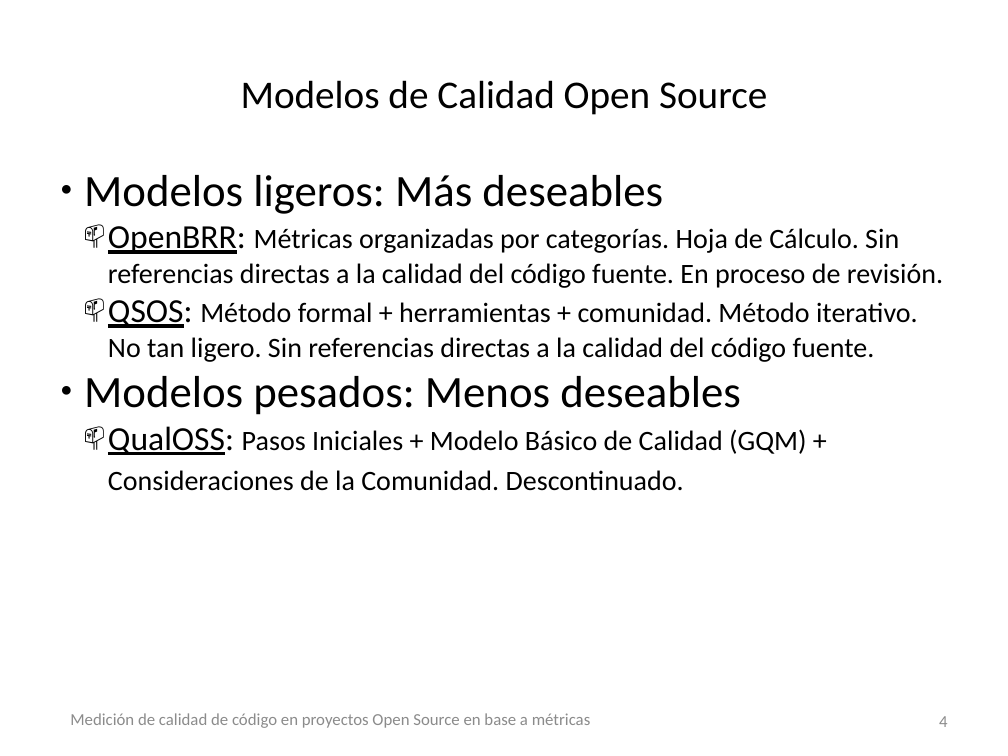
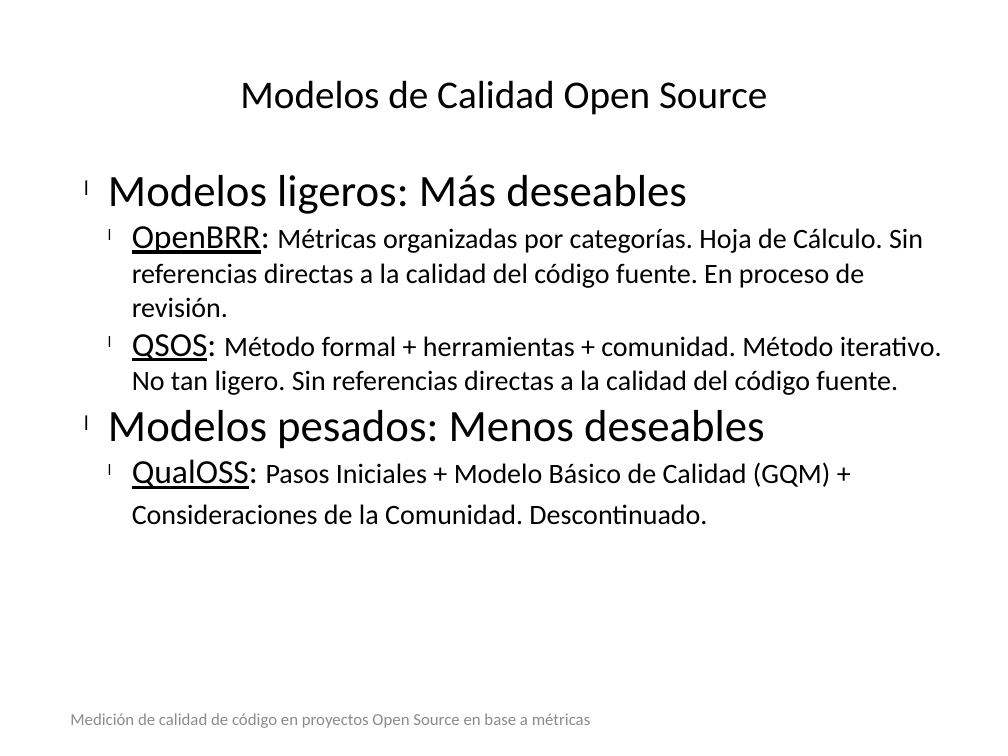
Before and after one commit to sarroutbi/TFE, a slide deck: slide 4 of final_project/presentation/presentation.pptx. Drawn at 1008x756 pixels with LibreOffice and Linux fonts; fonts in the diff are those of the drawing; background and template pictures are left out. Boxes give left, top, right and bottom in pixels: in the first picture for what was removed or moved away, otherwise in the second. Text is boxed around its words. In the diff, an @@ line names an element or a change of style, - is before the commit and + after.

```diff
--- a/final_project/presentation/presentation.pptx
+++ b/final_project/presentation/presentation.pptx
@@ text "Modelos ligeros: Más deseables" at [108,175,942,525]: bullet ● to l; list level 1 to 2 in "Modelos ligeros: Más deseables"; bullet 📫 to l; list level 2 to 3 in "OpenBRR: Métricas organizadas por categorías. ..."; list level 2 to 3 in "QSOS: Método formal + herramientas ..."; list level 1 to 2 in "Modelos pesados: Menos deseables"; list level 2 to 3 in "QualOSS: Pasos Iniciales + Modelo ..." @@
@@ page number removed at [939,716,947,727] @@
-4
```
Also in this commit, not shown: 12 other slides changed, 3 slides added.
